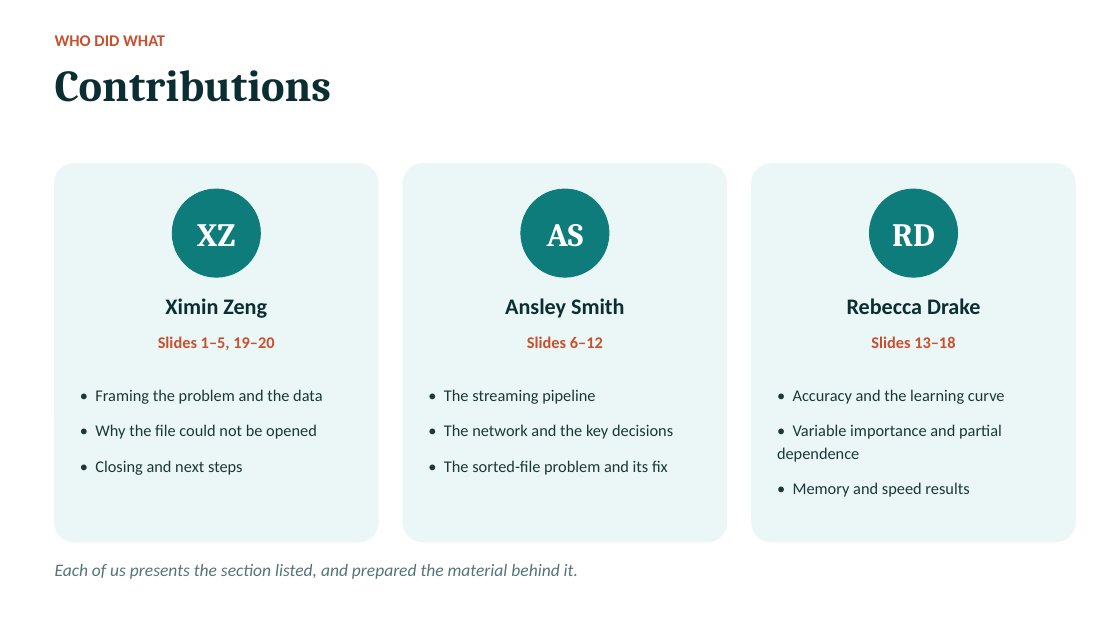
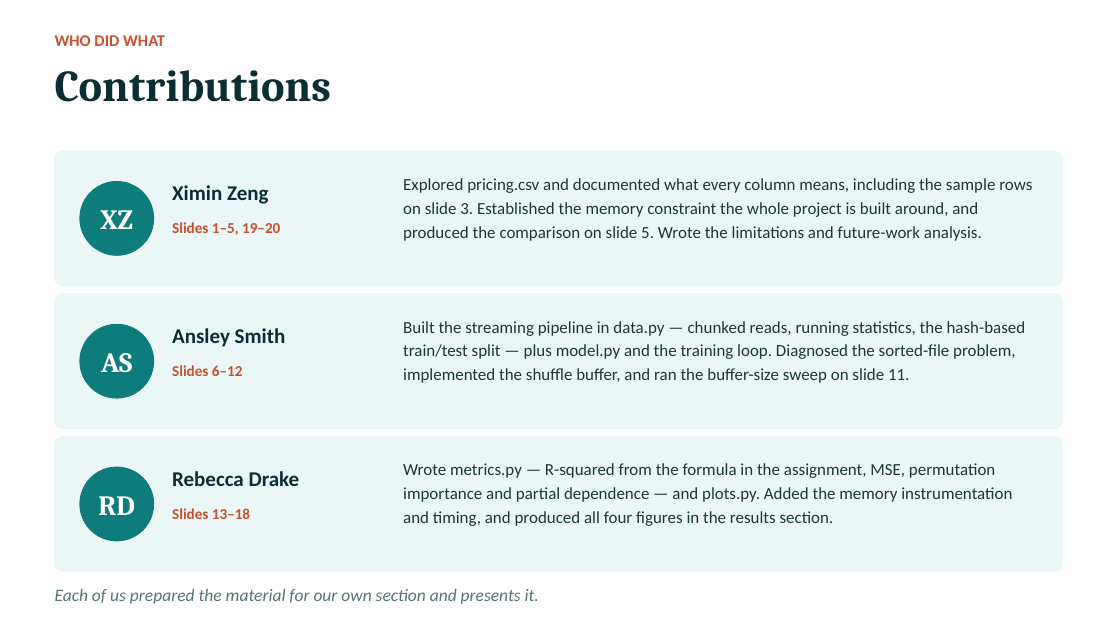
Before and after one commit to bgdrake03/Deep-Learning-Assignment-1, a slide deck: slide 20 of presentation/Group7_Assignment1_Incremental_Learning.pptx. Drawn at 1120x630 pixels with LibreOffice and Linux fonts; fonts in the diff are those of the drawing. Boxes give left, top, right and bottom in pixels: in the first picture for what was removed or moved away, otherwise in the second. Text is boxed around its words. In the diff, an @@ line names an element or a change of style, - is before the commit and + after.

```diff
--- a/presentation/Group7_Assignment1_Incremental_Learning.pptx
+++ b/presentation/Group7_Assignment1_Incremental_Learning.pptx
@@ rounded rectangle resized from (x1=55, y1=164, x2=378, y2=542) to (x1=55, y1=151, x2=1063, y2=286) @@
@@ text at (x1=403, y1=178, x2=1032, y2=241): text changed; size 14 to 14.5 pt @@
-• Framing the problem and the data
-• Why the file could not be opened
-• Closing and next steps
+Explored pricing.csv and documented what every column means, including the sample rows on slide 3. Established the memory constraint the whole project is built around, and produced the comparison on slide 5. Wrote the limitations and future-work analysis.
@@ ellipse "XZ" resized from (x1=172, y1=189, x2=260, y2=277) to (x1=80, y1=181, x2=154, y2=255) @@
@@ text "Ximin Zeng" moved from (x1=165, y1=298, x2=267, y2=318) to (x1=172, y1=185, x2=268, y2=204) @@
@@ text "Slides 1–5, 19–20" moved from (x1=158, y1=336, x2=274, y2=350) to (x1=172, y1=222, x2=280, y2=235) @@
@@ rounded rectangle resized from (x1=403, y1=164, x2=727, y2=542) to (x1=55, y1=294, x2=1063, y2=429) @@
@@ ellipse "AS" resized from (x1=521, y1=189, x2=609, y2=277) to (x1=80, y1=324, x2=154, y2=398) @@
@@ text "Ansley Smith" moved from (x1=505, y1=298, x2=624, y2=318) to (x1=172, y1=328, x2=286, y2=347) @@
@@ text at (x1=403, y1=321, x2=1026, y2=383): text changed; size 14 to 14.5 pt @@
-• The streaming pipeline
-• The network and the key decisions
-• The sorted-file problem and its fix
+Built the streaming pipeline in data.py — chunked reads, running statistics, the hash-based train/test split — plus model.py and the training loop. Diagnosed the sorted-file problem, implemented the shuffle buffer, and ran the buffer-size sweep on slide 11.
@@ text "Slides 6–12" moved from (x1=527, y1=336, x2=603, y2=348) to (x1=172, y1=365, x2=243, y2=376) @@
@@ rounded rectangle resized from (x1=752, y1=164, x2=1075, y2=542) to (x1=55, y1=437, x2=1063, y2=571) @@
@@ size 28 to 24 pt in 3 elements at (x1=80, y1=181, x2=154, y2=255), (x1=80, y1=324, x2=154, y2=398), (x1=80, y1=467, x2=154, y2=541) @@
@@ ellipse "RD" resized from (x1=870, y1=189, x2=958, y2=277) to (x1=80, y1=467, x2=154, y2=541) @@
@@ size 19 to 18 pt; alignment centre to left in 3 elements at (x1=172, y1=185, x2=268, y2=204), (x1=172, y1=328, x2=286, y2=347), (x1=172, y1=471, x2=300, y2=486) @@
@@ text "Rebecca Drake" moved from (x1=847, y1=298, x2=980, y2=314) to (x1=172, y1=471, x2=300, y2=486) @@
@@ text at (x1=403, y1=463, x2=1012, y2=526): text changed; size 14 to 14.5 pt @@
-• Accuracy and the learning curve
-• Variable importance and partial dependence
-• Memory and speed results
+Wrote metrics.py — R-squared from the formula in the assignment, MSE, permutation importance and partial dependence — and plots.py. Added the memory instrumentation and timing, and produced all four figures in the results section.
@@ size 14 to 13 pt; alignment centre to left in 3 elements at (x1=172, y1=222, x2=280, y2=235), (x1=172, y1=365, x2=243, y2=376), (x1=172, y1=508, x2=250, y2=519) @@
@@ text "Slides 13–18" moved from (x1=871, y1=336, x2=955, y2=348) to (x1=172, y1=508, x2=250, y2=519) @@
@@ text at (x1=55, y1=589, x2=539, y2=604): text changed @@
-Each of us presents the section listed, and prepared the material behind it.
+Each of us prepared the material for our own section and presents it.
```
Also in this commit, not shown: 1 other file.
